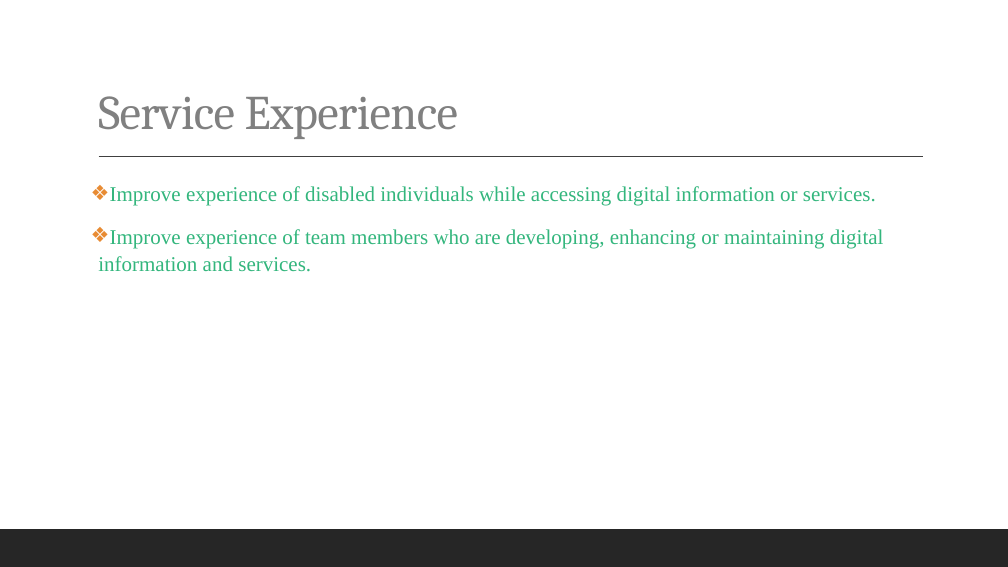
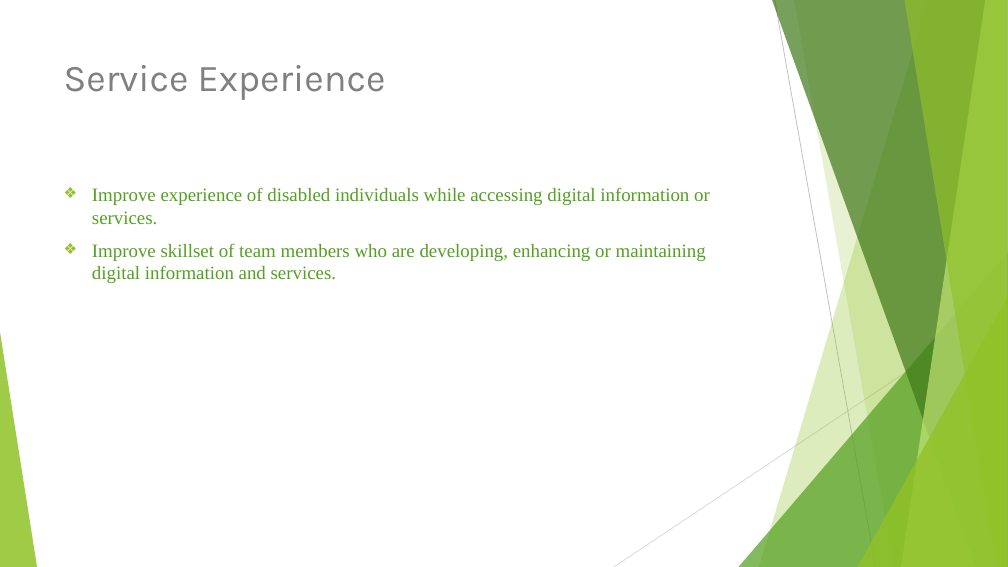
Before and after one commit to subash-s-acharya/UXDesignClass, a slide deck: slide 9 of Presentation/Accessibility For Digital Content & Services.pptx (slide 8 before the commit). Drawn at 1008x567 pixels with LibreOffice and Linux fonts; fonts in the diff are those of the drawing. Boxes give left, top, right and bottom in pixels: in the first picture for what was removed or moved away, otherwise in the second. Text is boxed around its words. In the diff, an @@ line names an element or a change of style, - is before the commit and + after.

```diff
--- a/Presentation/Accessibility For Digital Content & Services.pptx
+++ b/Presentation/Accessibility For Digital Content & Services.pptx
@@ title "Service Experience": place and size @@
-title "Service Experience" at [98,96,458,139]
+title "Service Experience" at [64,65,386,100]
@@ title "Service Experience" at [64,65,386,100]: size 46 to 36 pt, font Cambria to Karla, letter spacing -0.5 to 0 pt; line spacing 0.9 to 1; vertical alignment bottom to top @@
@@ line removed from (99, 157) to (923, 157) @@
@@ text at [92,187,710,224]: size 20 to 18 pt, text colour #33B67D to #54A021 in "Improve experience of disabled individuals while accessing ..."; indent changed; line spacing 1.1 to 1; less space between paragraphs; bullet colour #E88B33 to #90C226 @@
@@ text at [92,243,706,283]: text changed; size 20 to 18 pt; text colour #33B67D to #54A021 @@
-❖ Improve experience of team members who are developing, enhancing or maintaining digital information and services.
+❖ Improve skillset of team members who are developing, enhancing or maintaining digital information and services.
@@ group added at [0,0,1008,567]: 5 freeform shapes, 3 triangles, 2 lines @@
@@ rectangle removed at [0,529,1008,567] @@
```
Also in this commit, not shown: 8 other slides changed, 1 slide added, 1 other file.
